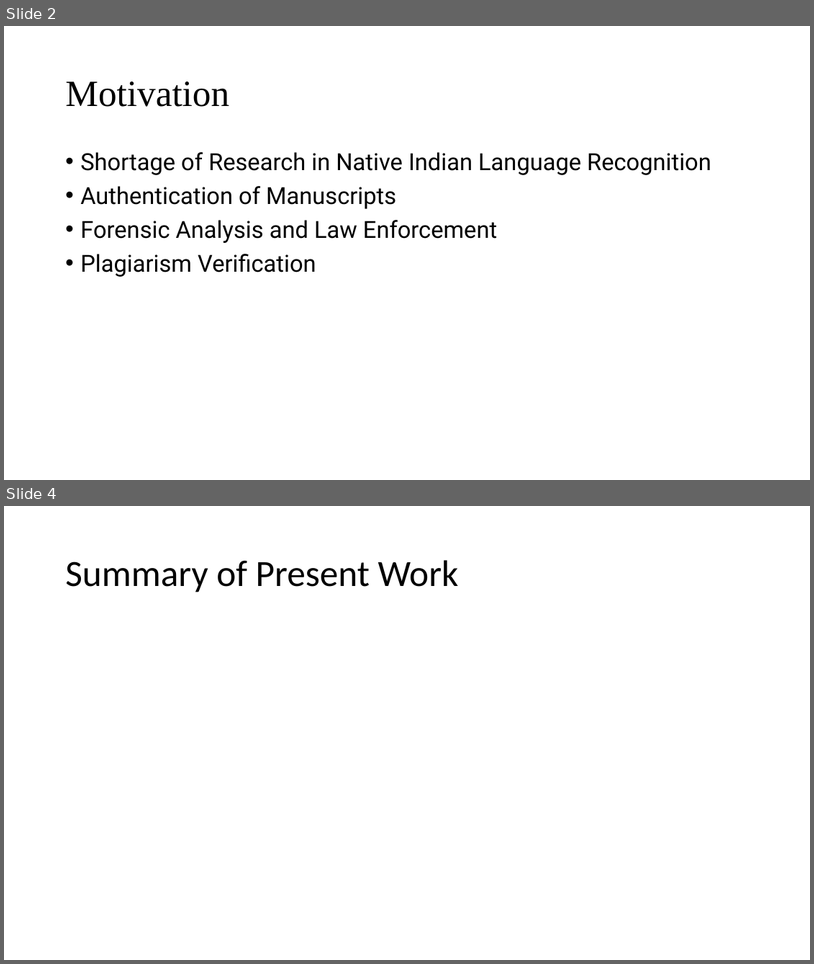
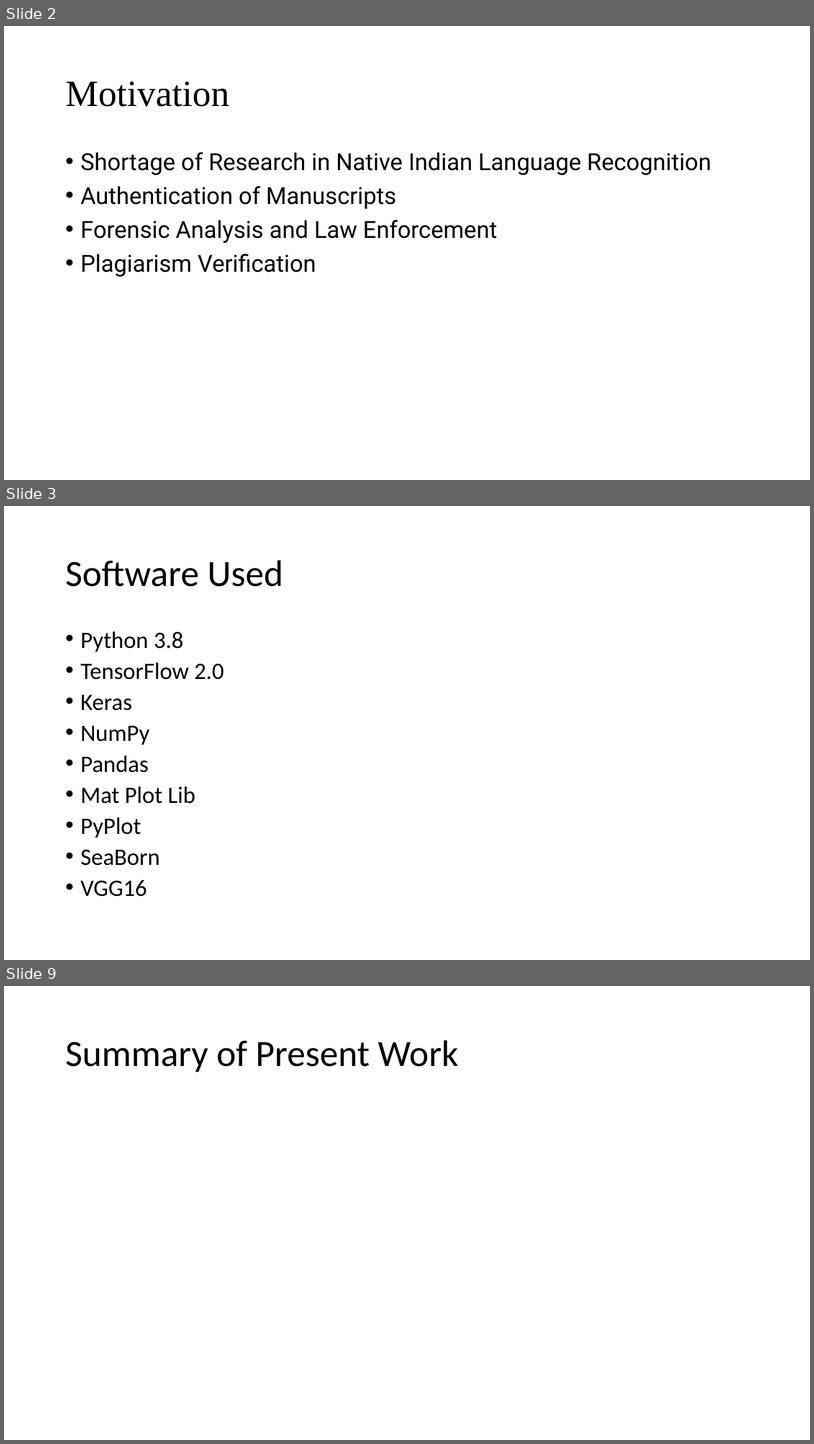
Before and after one commit to TheAnonymousMan/local-language-recognition-gcelt-class-2021, a slide deck: Documentation/4th Year Project Presentation.pptx. Shown one above the other, each under a label of ours: slides 2 and 4 before the commit, slides 2, 3 and 9 after it; the slides between them are not shown. The pictures are 814x964 and 814x1444 pixels, drawn with LibreOffice and Linux fonts; fonts in the diff are those of the drawing. Boxes give left, top, right and bottom in pixels: in the first picture for what was removed or moved away, otherwise in the second. Text is boxed around its words. In the diff, an @@ line names an element or a change of style, - is before the commit and + after.

```diff
--- a/Documentation/4th Year Project Presentation.pptx
+++ b/Documentation/4th Year Project Presentation.pptx
@@ slide 3 added at box(4, 506, 810, 960), background #FFFFFF @@
@@ title added at box(65, 560, 283, 587), 44 pt, text #000000 @@
+Software Used
@@ text added at box(80, 631, 224, 896), 28 pt, text #000000 @@
+• Python 3.8
+• TensorFlow 2.0
+• Keras
+• NumPy
+• Pandas
+• Mat Plot Lib
+• PyPlot
+• SeaBorn
+• VGG16
@@ what was slide 4 is now slide 9 @@
```
Also in this commit, not shown: 4 slides changed, 7 other slides added, 1 slide removed, 1 other file.
